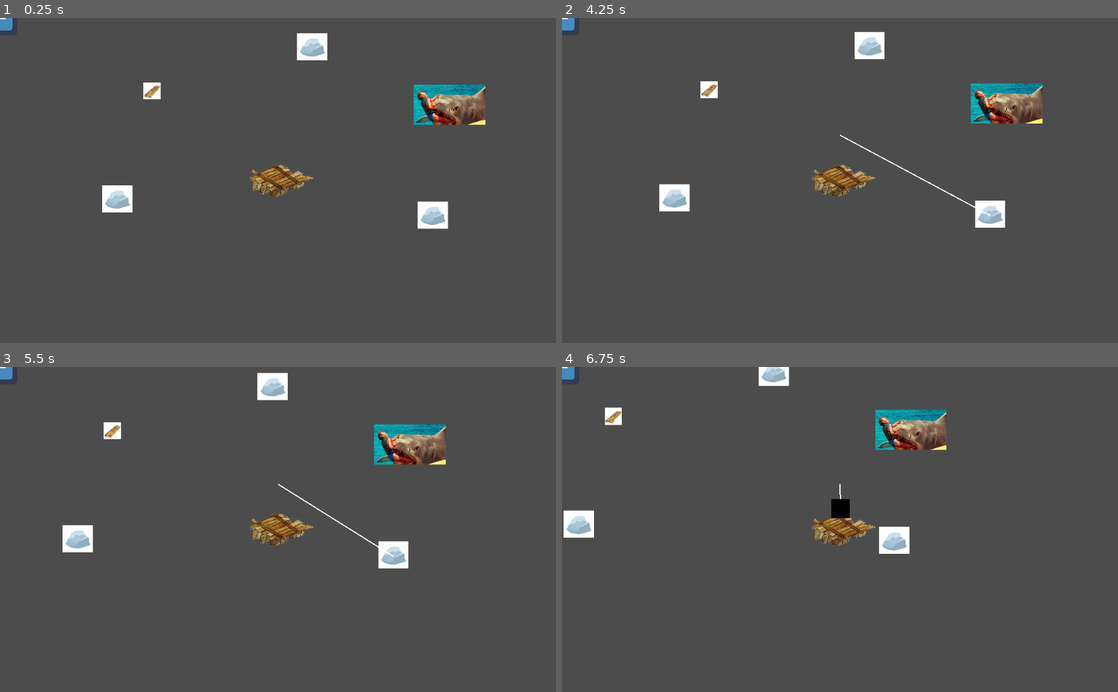
Above: before the commit, frames 1-4 (two rows, left to right).
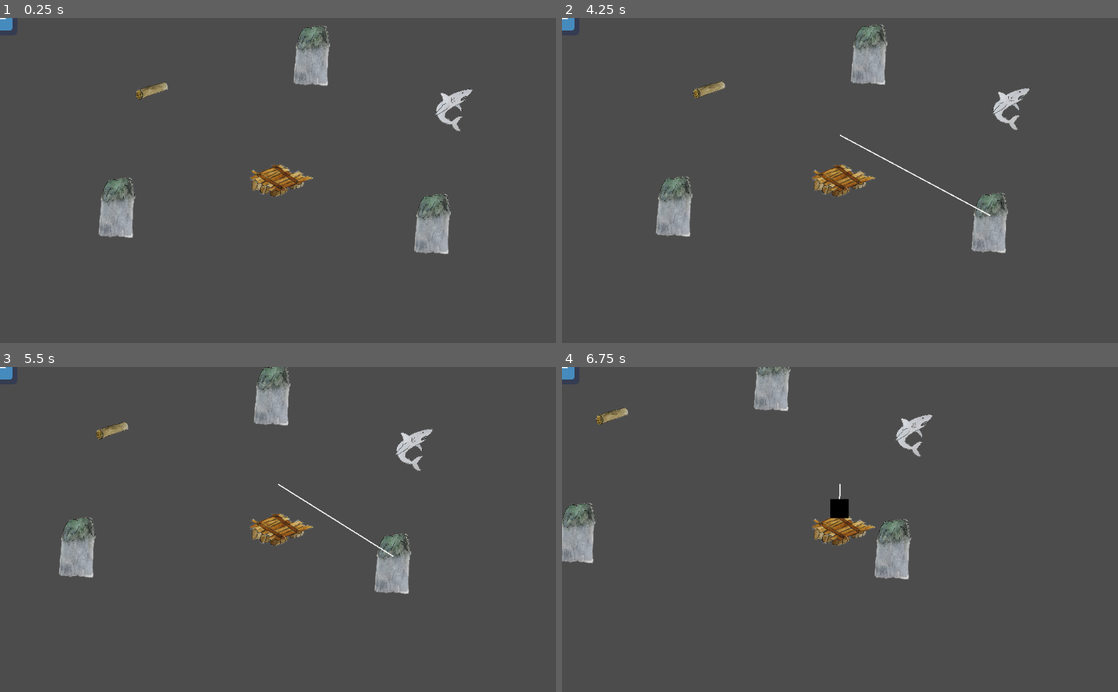
Above: after the commit, the same moments.

Repository: surgura/kwok5
Game: Godot game, scene res://world.tscn
Same seed, same stepped clock (60 frames per second), same inputs: the game is played once before the commit and once after it. The engine's default icon, where the game draws it, is replaced by a stand-in: a white triangle on a blue panel in a dark square.
Inputs (mouse positions are in pixels of both pictures, inside the frame that each line leads up to):
- Up to frame 1 (0.25 s): no input
- Up to frame 2 (4.25 s): tap Enter at 0.5, 3.5 s; move the mouse to (962, 164) at 0.52 s; click (962, 164) at 0.6 s; move the mouse to (728, 196) at 1.27 s; click (728, 196) at 1.35 s; tap Space at 2 s; move the mouse to (895, 109) at 2.02 s; click (895, 109) at 2.1 s; move the mouse to (812, 245) at 2.77 s; click (812, 245) at 2.85 s; move the mouse to (1006, 229) at 3.52 s; click (1006, 229) at 3.6 s
- Up to frame 3 (5.5 s): move the mouse to (111, 480) at 4.27 s; click (111, 480) at 4.35 s; move the mouse to (305, 529) at 5.02 s; click (305, 529) at 5.1 s
- Up to frame 4 (6.75 s): move the mouse to (756, 448) at 5.77 s; click (756, 448) at 5.85 s; move the mouse to (962, 513) at 6.52 s; click (962, 513) at 6.6 s

The runs differ from the first frame. In frame 1, 4.8% of the frame differs, in the area x 17-88%, y 2-73%; in frame 2, 4.8%; in frame 3, 4.8%, in the area x 10-81%, y 0-70%; in frame 4, 4.6%.

Commit message:
Set sprites for items

Diff:
--- a/godot/floating_items/rock.tscn
+++ b/godot/floating_items/rock.tscn
@@ -1,11 +1,10 @@
 [gd_scene load_steps=4 format=2]
 
 [ext_resource path="res://floating_items/rock.gd" type="Script" id=1]
-[ext_resource path="res://images/rock.png" type="Texture" id=2]
-
+[ext_resource path="res://images/rock01.png" type="Texture" id=2]
 
 [sub_resource type="CircleShape2D" id=1]
-radius = 22.9501
+radius = 29.2218
 
 [node name="rock" type="RigidBody2D"]
 collision_layer = 3
@@ -16,9 +15,10 @@
 can_release_hook = true
 
 [node name="sprite" type="Sprite" parent="."]
-position = Vector2( -0.397217, -3.17773 )
+position = Vector2( -1.19165, 13.5053 )
 scale = Vector2( 0.23513, 0.23513 )
 texture = ExtResource( 2 )
 
 [node name="collision_shape" type="CollisionShape2D" parent="."]
+position = Vector2( 2.38327, -15.0942 )
 shape = SubResource( 1 )
--- a/godot/floating_items/shark.tscn
+++ b/godot/floating_items/shark.tscn
@@ -1,7 +1,7 @@
 [gd_scene load_steps=4 format=2]
 
 [ext_resource path="res://floating_items/shark.gd" type="Script" id=1]
-[ext_resource path="res://images/shark.jpg" type="Texture" id=2]
+[ext_resource path="res://images/shark.png" type="Texture" id=2]
 
 [sub_resource type="CircleShape2D" id=1]
 radius = 36.8604
@@ -13,11 +13,9 @@
 script = ExtResource( 1 )
 
 [node name="sprite" type="Sprite" parent="."]
-position = Vector2( -4.86322, -1.62108 )
-scale = Vector2( 0.102793, 0.102793 )
+position = Vector2( 3.51234, 8.56115 )
+scale = Vector2( 0.250863, 0.250863 )
 texture = ExtResource( 2 )
 
 [node name="collision_shape" type="CollisionShape2D" parent="."]
-position = Vector2( 0.540375, 0 )
-scale = Vector2( 1.91, 1 )
 shape = SubResource( 1 )
--- a/godot/floating_items/wooden_plank.tscn
+++ b/godot/floating_items/wooden_plank.tscn
@@ -1,10 +1,10 @@
 [gd_scene load_steps=4 format=2]
 
 [ext_resource path="res://floating_items/wooden_plank.gd" type="Script" id=1]
-[ext_resource path="res://images/wooden_plank.jpg" type="Texture" id=2]
+[ext_resource path="res://images/trunk01.png" type="Texture" id=2]
 
 [sub_resource type="CircleShape2D" id=1]
-radius = 16.8987
+radius = 33.2671
 
 [node name="wooden_plank" type="RigidBody2D"]
 collision_layer = 3
@@ -15,7 +15,7 @@
 can_release_hook = true
 
 [node name="sprite" type="Sprite" parent="."]
-scale = Vector2( 0.0633763, 0.0633763 )
+scale = Vector2( 0.12942, 0.12942 )
 texture = ExtResource( 2 )
 
 [node name="collision_shape" type="CollisionShape2D" parent="."]
